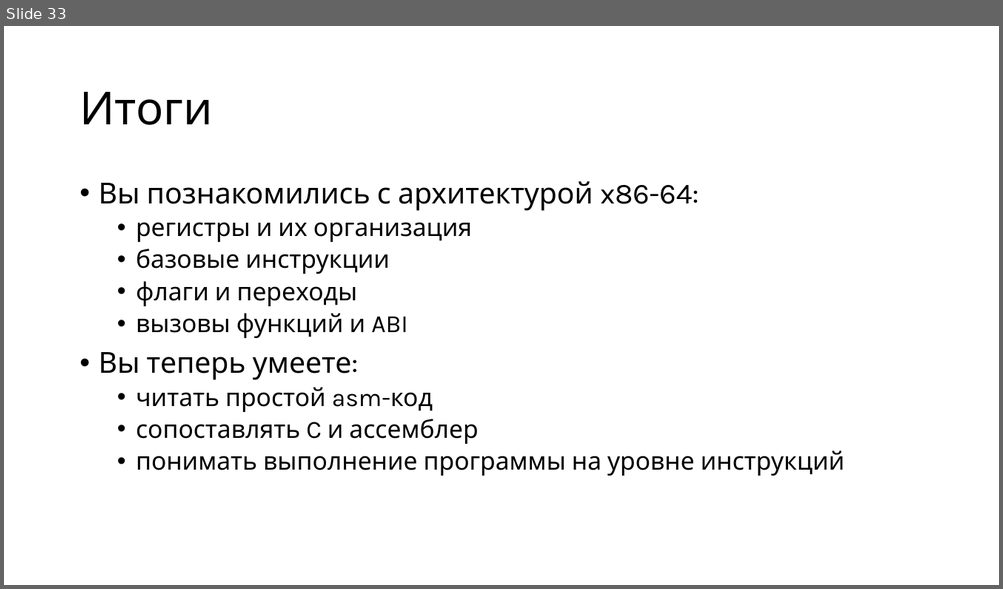
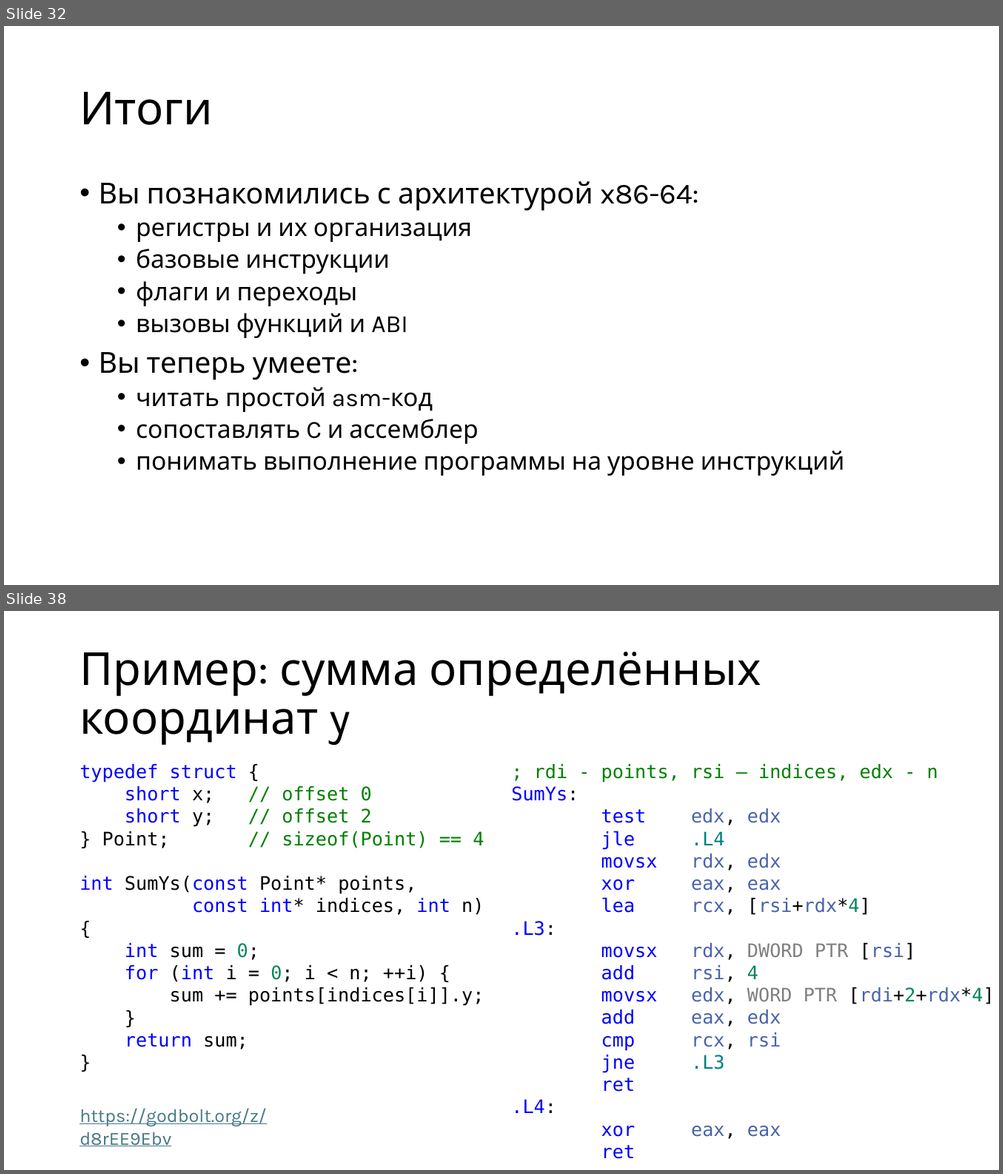
Before and after one commit to alexey-malov/mpp, a slide deck: lectures/13/Intel x86-64 Assembly.pptx. Shown one above the other, each under a label of ours: slide 33 before the commit, slides 32 and 38 after it; the slides between them are not shown. The pictures are 1003x589 and 1003x1174 pixels, drawn with LibreOffice and Linux fonts; fonts in the diff are those of the drawing. Boxes give left, top, right and bottom in pixels: in the first picture for what was removed or moved away, otherwise in the second. Text is boxed around its words. In the diff, an @@ line names an element or a change of style, - is before the commit and + after.

```diff
--- a/lectures/13/Intel x86-64 Assembly.pptx
+++ b/lectures/13/Intel x86-64 Assembly.pptx
@@ slide 38 added at bbox=[4, 611, 999, 1170], background #FFFFFF @@
@@ title added at bbox=[79, 652, 761, 745], 44 pt, text #000000 @@
+Пример: сумма определённых координат y
@@ text added at bbox=[79, 764, 484, 1050], 18 pt, text #000000 @@
+typedef struct {
+short x; // offset 0
+short y; // offset 2
+} Point; // sizeof(Point) == 4
+int SumYs(const Point* points,
+const int* indices, int n) {
+int sum = 0;
+for (int i = 0; i < n; ++i) {
+sum += points[indices[i]].y;
+}
+return sum;
+}
@@ text added at bbox=[511, 764, 994, 1159], 18 pt, text #4864AA @@
+; rdi - points, rsi – indices, edx - n
+SumYs:
+test edx, edx
+jle .L4
+movsx rdx, edx
+xor eax, eax
+lea rcx, [rsi+rdx*4]
+.L3:
+movsx rdx, DWORD PTR [rsi]
+add rsi, 4
+movsx edx, WORD PTR [rdi+2+rdx*4]
+add eax, edx
+cmp rcx, rsi
+jne .L3
+ret
+.L4:
+xor eax, eax
+ret
@@ text added at bbox=[79, 1108, 267, 1147], 18 pt, text #467886, underline @@
+https://godbolt.org/z/d8rEE9Ebv
@@ what was slide 33 is now slide 32 @@
```
Also in this commit, not shown: 45 other slides added, 1 slide removed, 2 other files.
